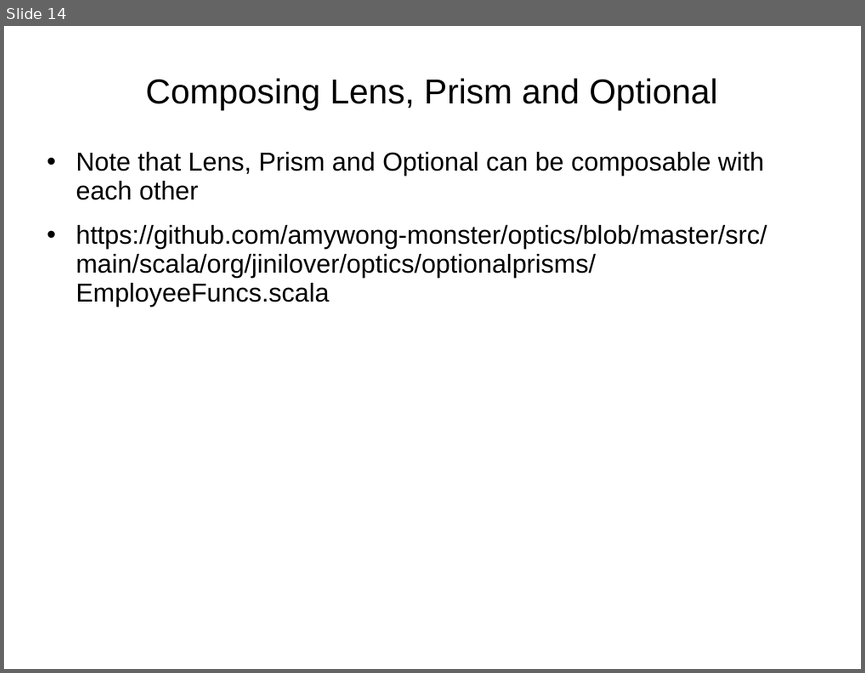
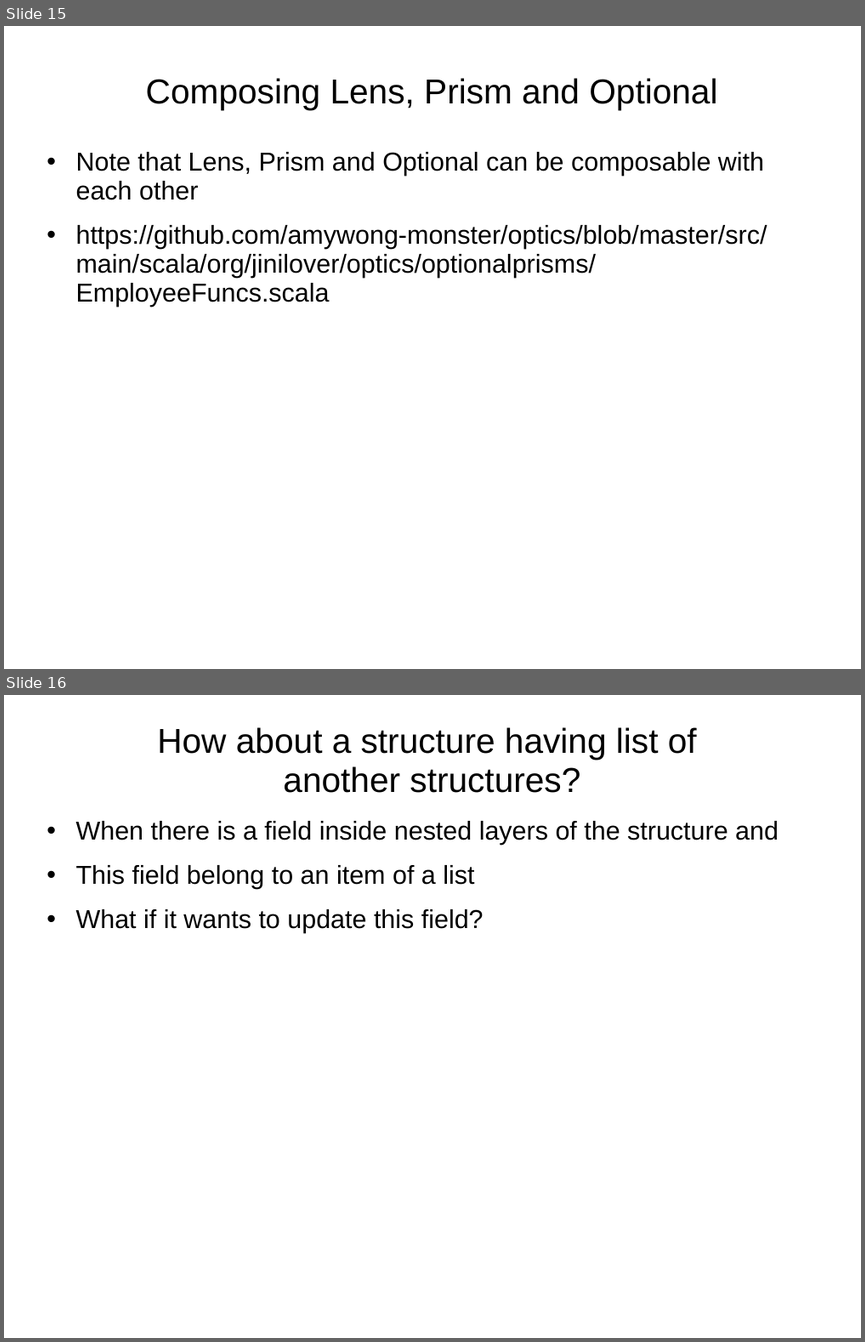
Before and after one commit to amywong-monster/Presentations, a slide deck: 2021-08-05-Update-immutable-data.ppt. Shown one above the other, each under a label of ours: slide 14 before the commit, slides 15 and 16 after it. The pictures are 865x673 and 865x1342 pixels, drawn with LibreOffice and Linux fonts; fonts in the diff are those of the drawing. Boxes give left, top, right and bottom in pixels: in the first picture for what was removed or moved away, otherwise in the second. Text is boxed around its words. In the diff, an @@ line names an element or a change of style, - is before the commit and + after.

```diff
--- a/2021-08-05-Update-immutable-data.ppt
+++ b/2021-08-05-Update-immutable-data.ppt
@@ slide 16 added at (4,695,861,1338), background #FFFFFF @@
@@ title added at (157,727,697,793), 32 pt, text #000000 @@
+How about a structure having list of
+another structures?
@@ text added at (76,821,778,933), 24 pt, text #000000 @@
+• When there is a field inside nested layers of the structure and
+• This field belong to an item of a list
+• What if it wants to update this field?
@@ what was slide 14 is now slide 15 @@
```
Also in this commit, not shown: 3 slides changed, 4 other slides added.
